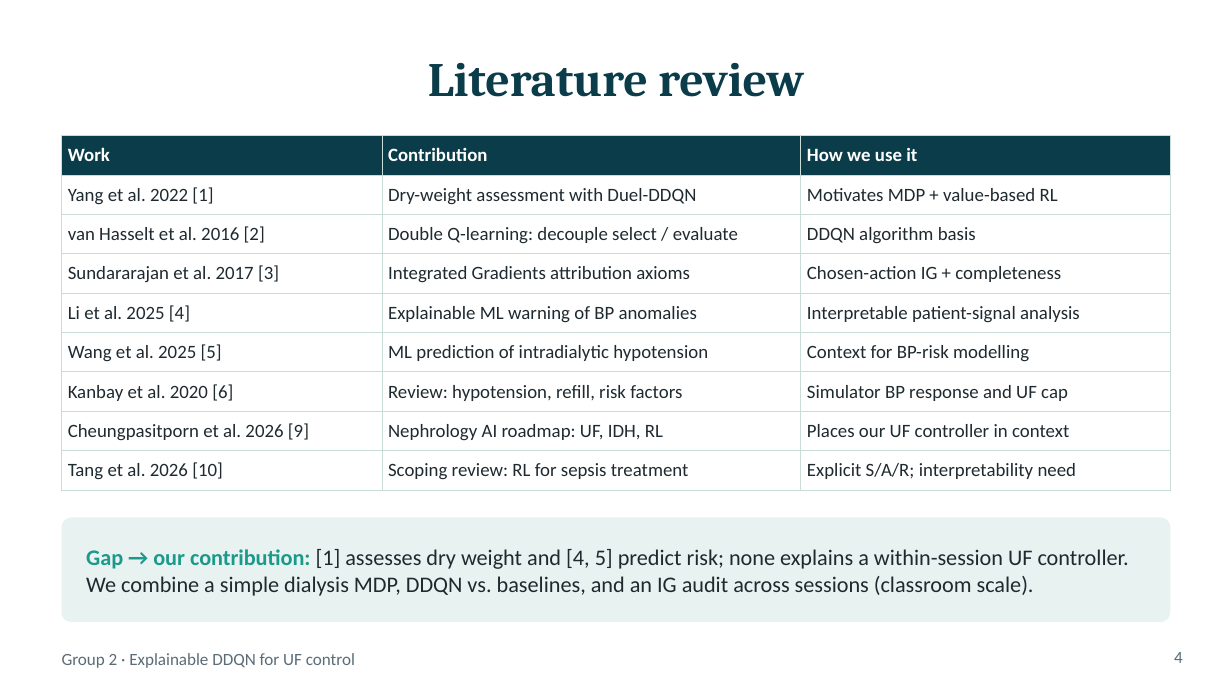
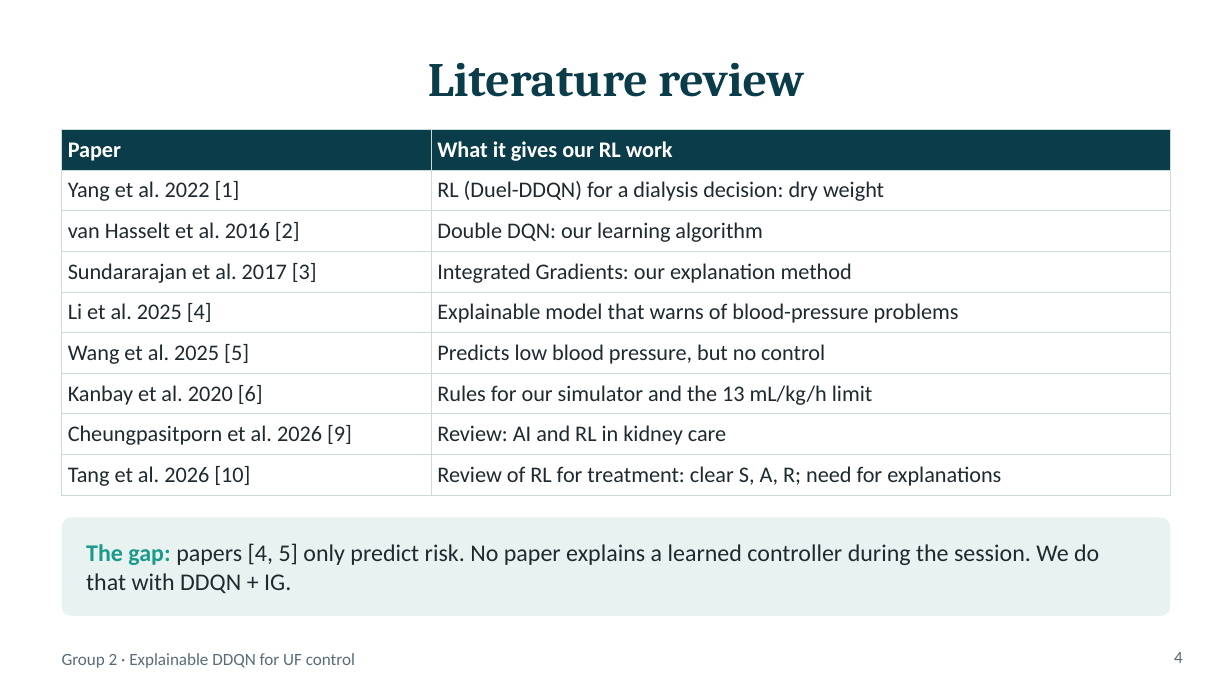
Before and after one commit to mr-h12/ckd-dialysis-ddqn-ig, a slide deck: slide 4 of slides/CKD_DDQN_IG.pptx. Drawn at 1232x693 pixels with LibreOffice and Linux fonts; fonts in the diff are those of the drawing. Boxes give left, top, right and bottom in pixels: in the first picture for what was removed or moved away, otherwise in the second. Text is boxed around its words. In the diff, an @@ line names an element or a change of style, - is before the commit and + after.

```diff
--- a/slides/CKD_DDQN_IG.pptx
+++ b/slides/CKD_DDQN_IG.pptx
@@ table at [62,129,1170,490] @@
-column 1: Work | Yang et al. 2022 [1] | van Hasselt et al. 2016 [2] | Sundararajan et al. 2017 [3] | Li et al. 2025 [4] | Wang et al. 2025 [5] | Kanbay et al. 2020 [6] | Cheungpasitporn et al. 2026 [9] | Tang et al. 2026 [10]
-column 2: Contribution | Dry-weight assessment with Duel-DDQN | Double Q-learning: decouple select / evaluate | Integrated Gradients attribution axioms | Explainable ML warning of BP anomalies | ML prediction of intradialytic hypotension | Review: hypotension, refill, risk factors | Nephrology AI roadmap: UF, IDH, RL | Scoping review: RL for sepsis treatment
-column 3: How we use it | Motivates MDP + value-based RL | DDQN algorithm basis | Chosen-action IG + completeness | Interpretable patient-signal analysis | Context for BP-risk modelling | Simulator BP response and UF cap | Places our UF controller in context | Explicit S/A/R; interpretability need
+column 1: Paper | Yang et al. 2022 [1] | van Hasselt et al. 2016 [2] | Sundararajan et al. 2017 [3] | Li et al. 2025 [4] | Wang et al. 2025 [5] | Kanbay et al. 2020 [6] | Cheungpasitporn et al. 2026 [9] | Tang et al. 2026 [10]
+column 2: What it gives our RL work | RL (Duel-DDQN) for a dialysis decision: dry weight | Double DQN: our learning algorithm | Integrated Gradients: our explanation method | Explainable model that warns of blood-pressure problems | Predicts low blood pressure, but no control | Rules for our simulator and the 13 mL/kg/h limit | Review: AI and RL in kidney care | Review of RL for treatment: clear S, A, R; need for explanations
@@ table: place and size @@
-table at [62,136,1170,484]
+table at [62,129,1170,490]
@@ rounded rectangle: place and size @@
-rounded rectangle at [62,517,1170,622]
+rounded rectangle at [62,517,1170,616]
@@ rounded rectangle at [62,517,1170,616]: proportions changed @@
@@ text at [86,543,1099,593]: text changed; size 13 to 14 pt @@
-Gap → our contribution: [1] assesses dry weight and [4, 5] predict risk; none explains a within-session UF controller. We combine a simple dialysis MDP, DDQN vs. baselines, and an IG audit across sessions (classroom scale).
+The gap: papers [4, 5] only predict risk. No paper explains a learned controller during the session. We do that with DDQN + IG.
```
Also in this commit, not shown: 7 other slides changed, 9 slides added, 6 slides removed.
